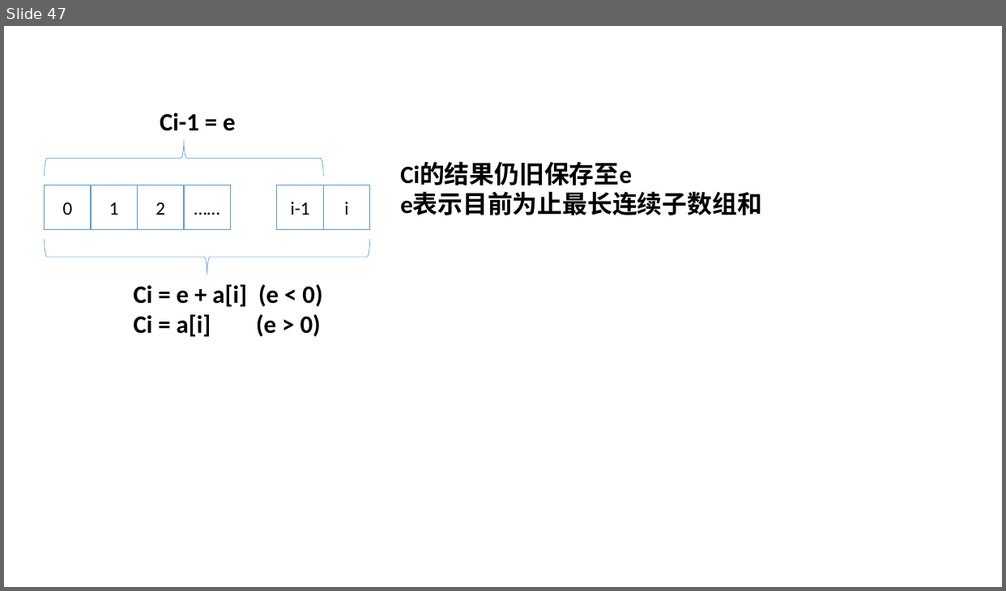
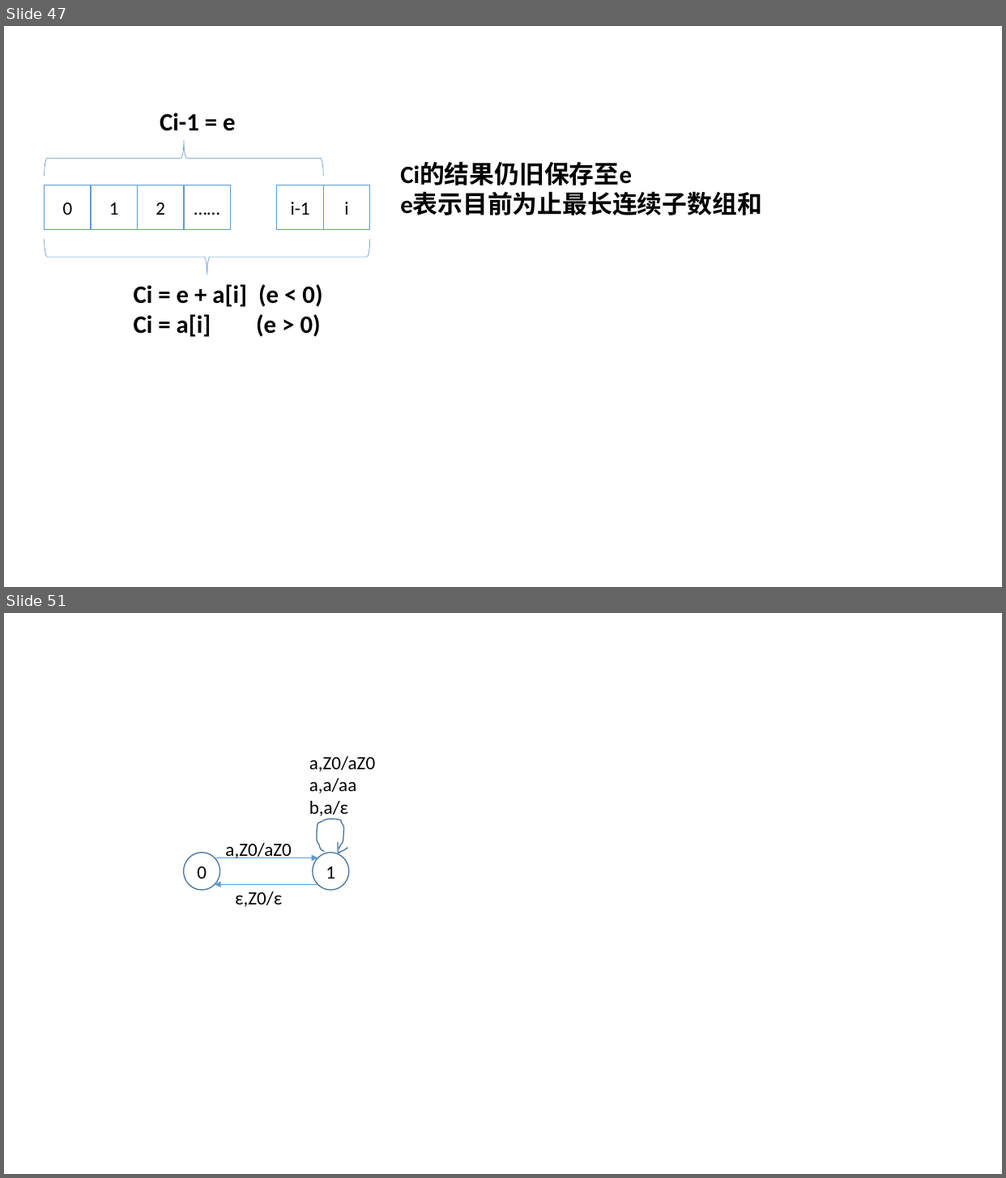
Before and after one commit to Waynefn/cpp_ds_algo, a slide deck: ppt.pptx. Shown one above the other, each under a label of ours: slide 47 before the commit, slides 47 and 51 after it; the slides between them are not shown. The pictures are 1006x591 and 1006x1178 pixels, drawn with LibreOffice and Linux fonts; fonts in the diff are those of the drawing. Boxes give left, top, right and bottom in pixels: in the first picture for what was removed or moved away, otherwise in the second. Text is boxed around its words. In the diff, an @@ line names an element or a change of style, - is before the commit and + after.

```diff
--- a/ppt.pptx
+++ b/ppt.pptx
@@ slide 51 added at [4, 613, 1002, 1174], background #FFFFFF @@
@@ text added at [309, 756, 375, 820], 18 pt, text #000000 @@
+a,Z0/aZ0
+a,a/aa
+b,a/ε
@@ freeform shape added at [317, 819, 344, 852], outline #43739E 1 pt @@
@@ ellipse added at [184, 853, 220, 890], fill #FFFFFF, outline #43739E 1 pt, 18 pt, text #000000 @@
+0
@@ text added at [225, 843, 291, 858], 18 pt, text #000000 @@
+a,Z0/aZ0
@@ ellipse added at [313, 853, 349, 890], fill #FFFFFF, outline #43739E 1 pt, 18 pt, text #000000 @@
+1
@@ freeform shape added at [338, 842, 348, 854], outline #43739E 1 pt @@
@@ arrow added from (215, 858) to (317, 858), #5B9BD5 0.5 pt @@
@@ arrow added from (317, 884) to (215, 884), #5B9BD5 0.5 pt @@
@@ text added at [235, 892, 282, 907], 18 pt, text #000000 @@
+ε,Z0/ε
```
Also in this commit, not shown: 3 other slides added, 5 other files.
